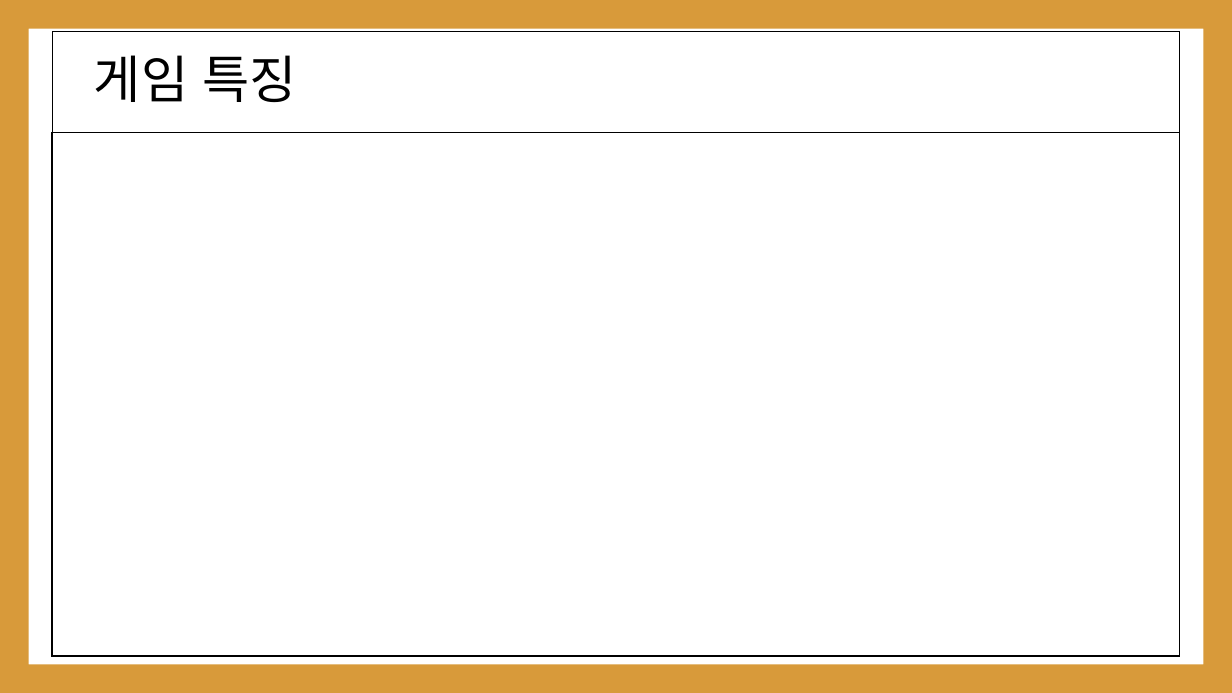
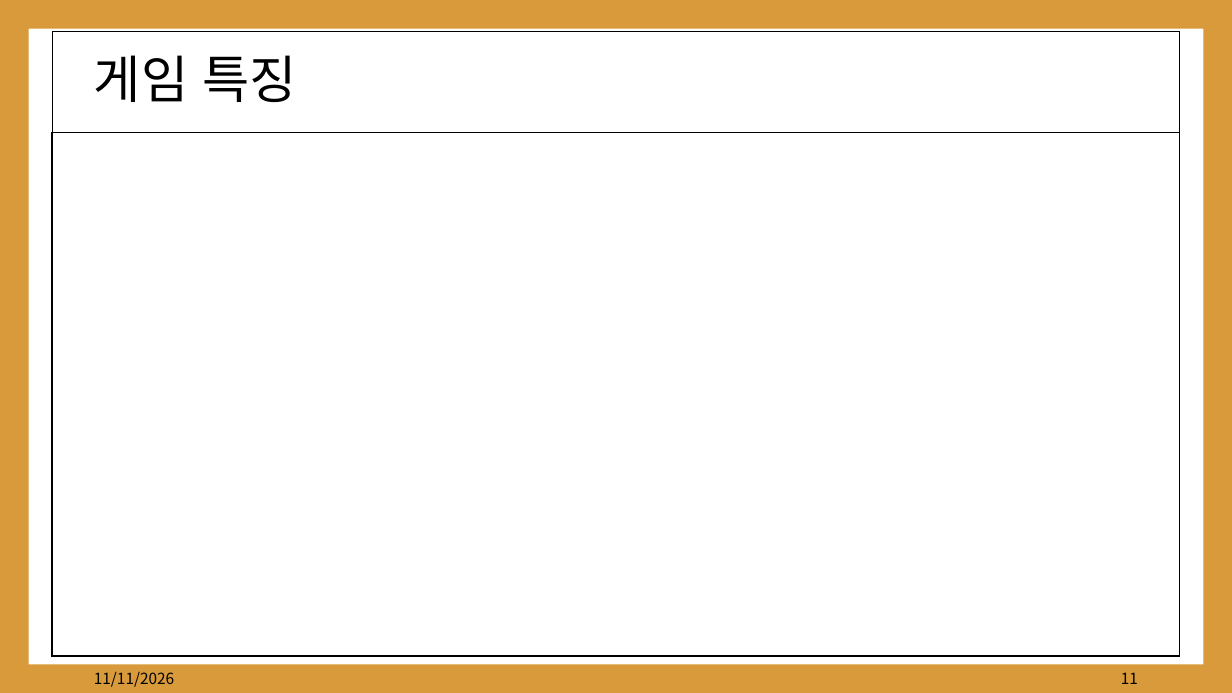
Before and after one commit to kwakyerin/2026_Graduation_Project, a slide deck: slide 11 of documents/HyunahKwon/01_works/01_designing/03_for_pt_professor/3차_배트와달트_정식제안서.pptx. Drawn at 1232x693 pixels with LibreOffice and Linux fonts; fonts in the diff are those of the drawing. Boxes give left, top, right and bottom in pixels: in the first picture for what was removed or moved away, otherwise in the second. Text is boxed around its words. In the diff, an @@ line names an element or a change of style, - is before the commit and + after.

```diff
--- a/documents/HyunahKwon/01_works/01_designing/03_for_pt_professor/3차_배트와달트_정식제안서.pptx
+++ b/documents/HyunahKwon/01_works/01_designing/03_for_pt_professor/3차_배트와달트_정식제안서.pptx
@@ text added at (94, 672, 174, 687), 12 pt, text #000000 @@
+11/11/2026
@@ page number added at (1121, 672, 1138, 684), 12 pt, text #000000 @@
+11
```
Also in this commit, not shown: 16 other slides changed, 3 slides added, 2 slides removed, 1 other file.
